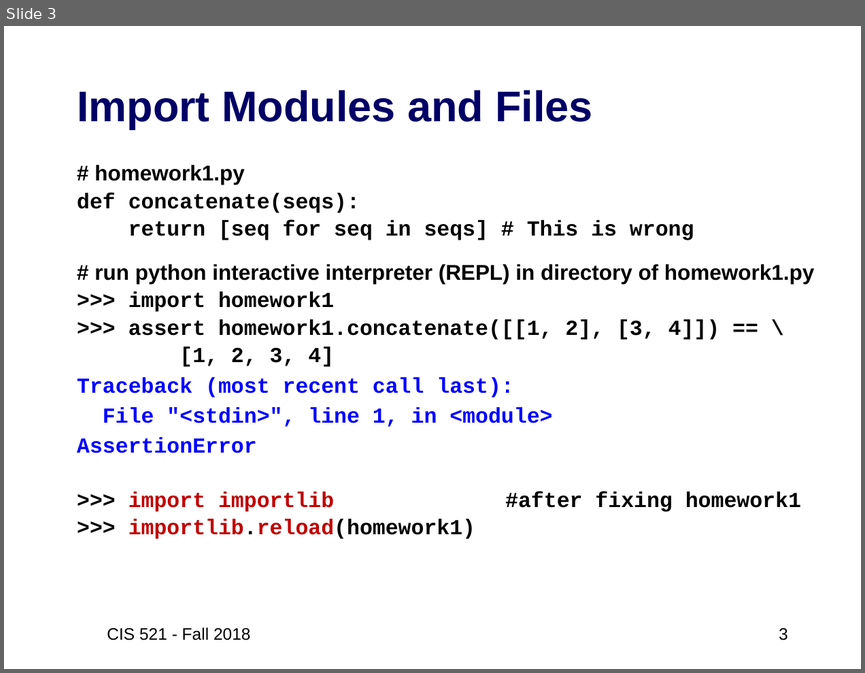
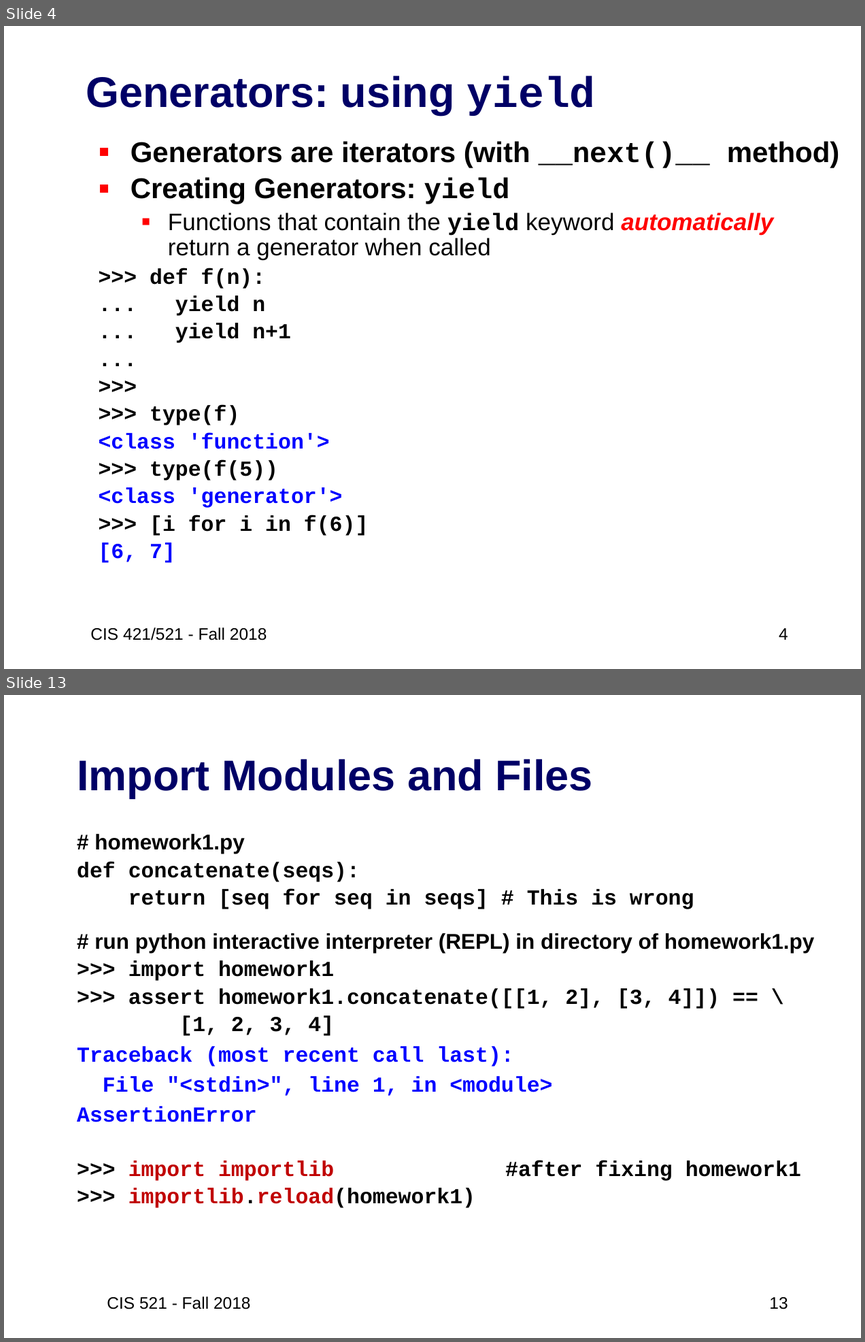
Before and after one commit to artificial-intelligence-class/artificial-intelligence-class.github.io, a slide deck: assets/slides/02-Python3-review2.pptx. Shown one above the other, each under a label of ours: slide 3 before the commit, slides 4 and 13 after it; the slides between them are not shown. The pictures are 865x673 and 865x1342 pixels, drawn with LibreOffice and Linux fonts; fonts in the diff are those of the drawing. Boxes give left, top, right and bottom in pixels: in the first picture for what was removed or moved away, otherwise in the second. Text is boxed around its words. In the diff, an @@ line names an element or a change of style, - is before the commit and + after.

```diff
--- a/assets/slides/02-Python3-review2.pptx
+++ b/assets/slides/02-Python3-review2.pptx
@@ slide 4 added at (4, 26, 861, 669), background #FFFFFF @@
@@ title added at (86, 76, 596, 116), 36 pt, text #000066, bold @@
+Generators: using yield
@@ text added at (99, 141, 840, 563), 18 pt, text #000000, bold @@
+▪ Generators are iterators (with __next()__ method)
+▪ Creating Generators: yield
+  ▪ Functions that contain the yield keyword automatically return a generator when called
+>>> def f(n):
+... yield n
+... yield n+1
+...
+>>>
+>>> type(f)
+<class 'function'>
+>>> type(f(5))
+<class 'generator'>
+>>> [i for i in f(6)]
+[6, 7]
@@ text added at (90, 627, 267, 640), 14 pt, text #000000 @@
+CIS 421/521 - Fall 2018
@@ page number added at (779, 628, 788, 639), 14 pt, text #000000 @@
+4
@@ what was slide 3 is now slide 13 @@
@@ page number at (769, 1297, 787, 1309): text changed @@
-3
+13
```
Also in this commit, not shown: 12 slides changed, 9 other slides added, 2 other files.
